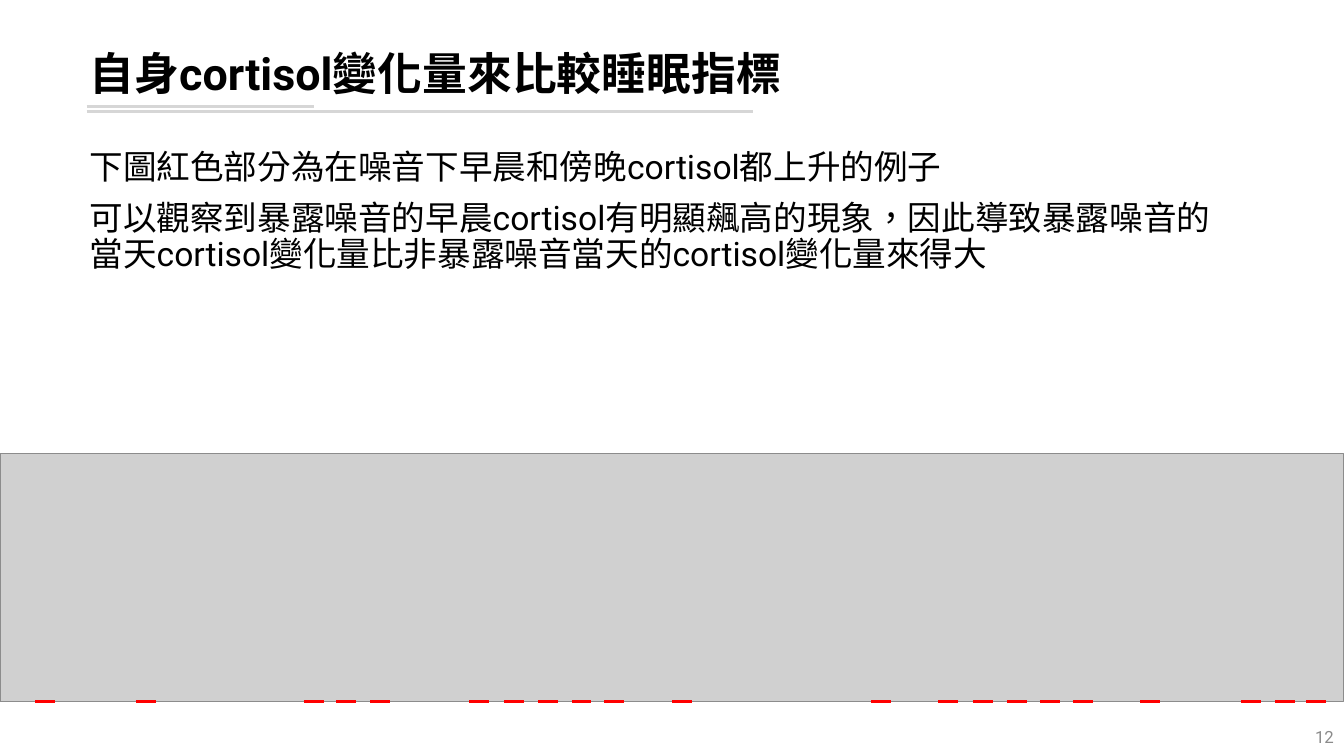
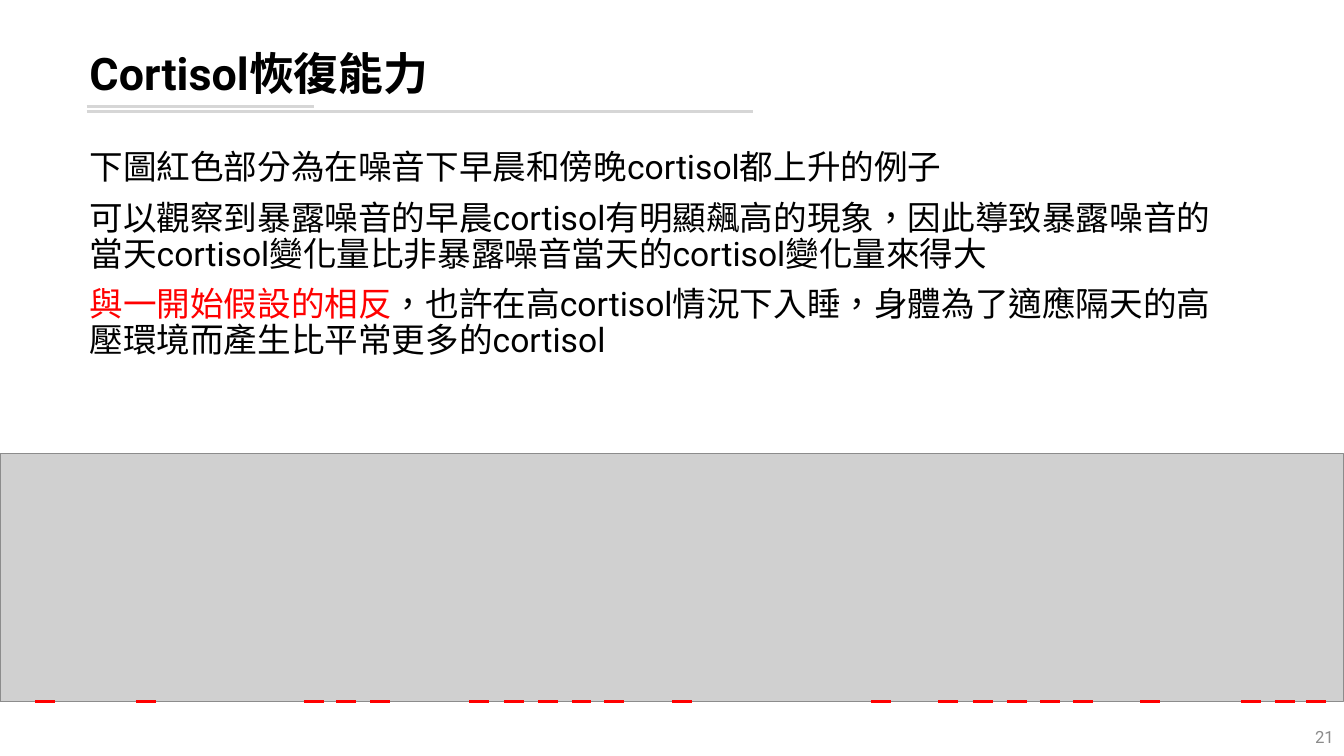
Before and after one commit to leooel97895750/REM_DataMining, a slide deck: slide 21 of 20210804_REM分析.pptx (slide 12 before the commit). Drawn at 1344x756 pixels with LibreOffice and Linux fonts; fonts in the diff are those of the drawing; grey boxes stand for pictures. Boxes give left, top, right and bottom in pixels: in the first picture for what was removed or moved away, otherwise in the second. Text is boxed around its words. In the diff, an @@ line names an element or a change of style, - is before the commit and + after.

```diff
--- a/20210804_REM分析.pptx
+++ b/20210804_REM分析.pptx
@@ title at box(89, 52, 428, 94): text changed @@
-自身cortisol變化量來比較睡眠指標
+Cortisol恢復能力
@@ text at box(89, 287, 1210, 355): paragraph added @@
+與一開始假設的相反，也許在高cortisol情況下入睡，身體為了適應隔天的高壓環境而產生比平常更多的cortisol
@@ page number at box(1315, 731, 1334, 743): text changed @@
-12
+21
```
Also in this commit, not shown: 13 other slides changed, 9 slides added, 6 slides removed, 3 other files.
